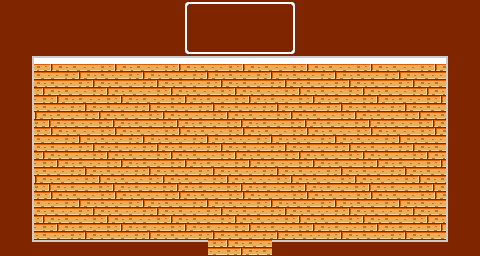
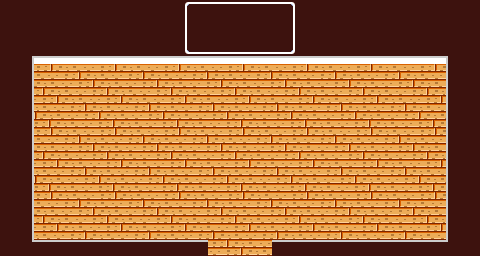
Layered file, before and after one edit (480 x 256). Changes by layer:
painted on "Pasted Layer" over (0, 0, 480, 256)
painted on "PubTileSet.png" over (0, 0, 480, 56)
